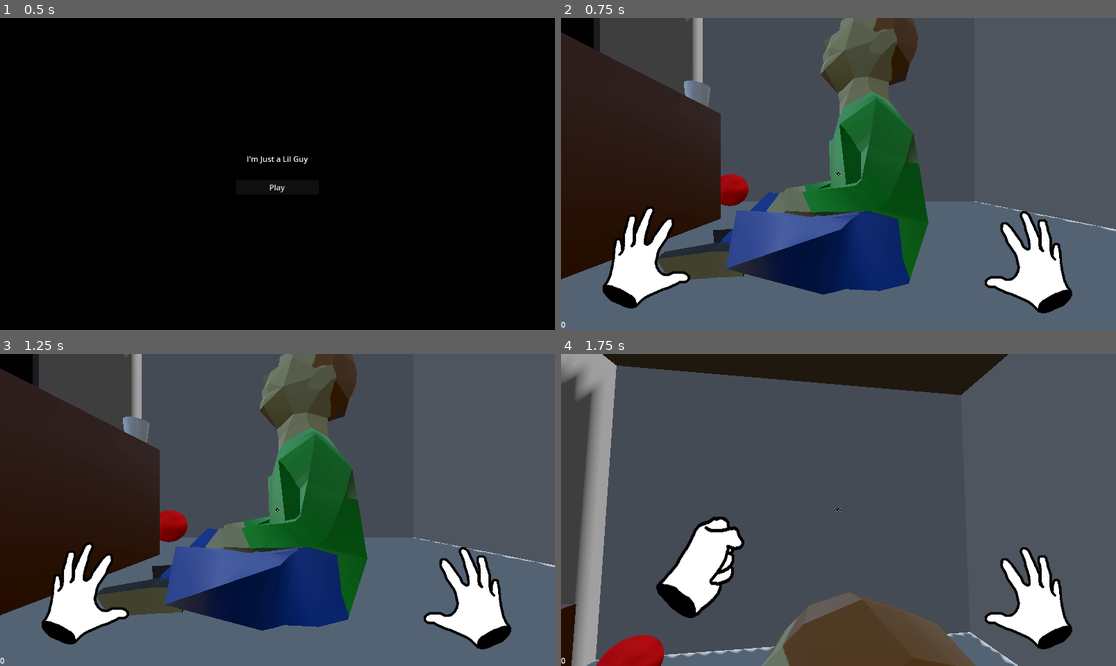
Above: before the commit, frames 1-4 (two rows, left to right).
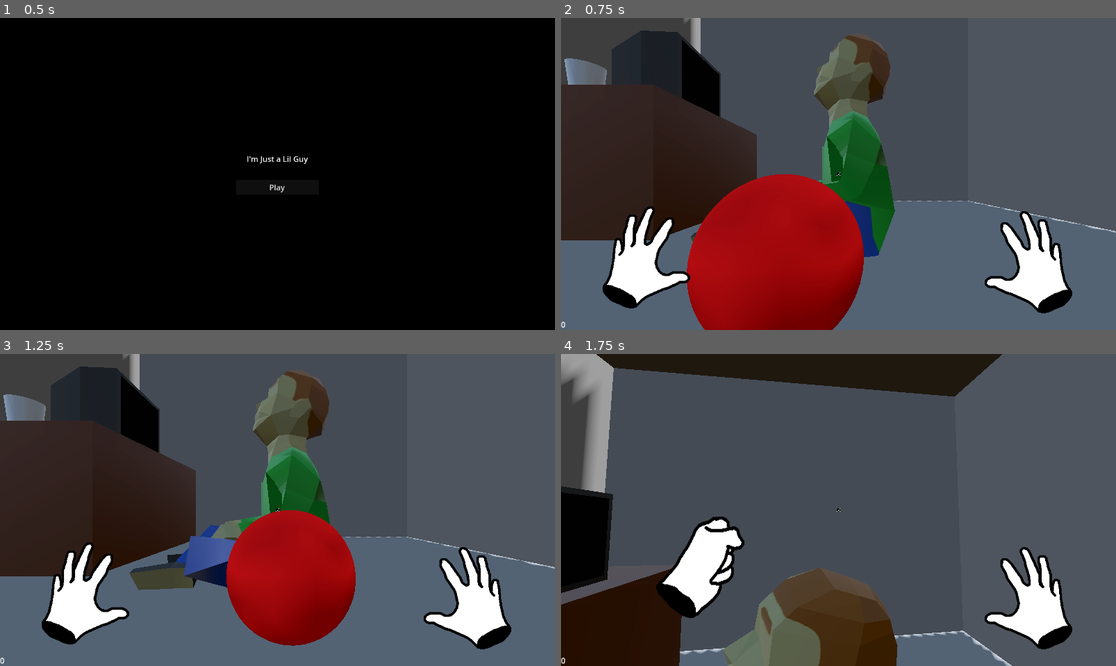
Above: after the commit, the same moments.

Repository: fleetfoxx/little-mischief
Game: Godot game, scene res://Scenes/Game/game.tscn
Same seed, same stepped clock (60 frames per second), same inputs: the game is played once before the commit and once after it. The engine's default icon, where the game draws it, is replaced by a stand-in: a white triangle on a blue panel in a dark square.
Inputs (mouse positions are in pixels of both pictures, inside the frame that each line leads up to):
- Up to frame 1 (0.5 s): no input
- Up to frame 2 (0.75 s): click "Play" at 0.5 s
- Up to frame 3 (1.25 s): no input
- Up to frame 4 (1.75 s): move the mouse to (866, 510) at 1.27 s; press the mouse at (866, 510) at 1.28 s; hold W (move-forward) from 1.28 s (still down); tap Space (jump) at 1.52 s

Frame 1 is identical in both runs. In frame 2, 29% of the frame differs, in the area x 0-100%, y 0-100%; in frame 3, 25%; in frame 4, 15%.

Commit message:
Add combo system.

Diff:
--- a/Scenes/Bedroom/bedroom.tscn
+++ b/Scenes/Bedroom/bedroom.tscn
@@ -10,6 +10,8 @@
 [ext_resource type="PackedScene" uid="uid://cgu4eewqk5k10" path="res://Scenes/Props/TrainSet/train_set.tscn" id="7_1mw0j"]
 [ext_resource type="PackedScene" uid="uid://bx6akfsmxy4m7" path="res://Scenes/Child/child.tscn" id="9_hibd3"]
 [ext_resource type="PackedScene" uid="uid://b35hjwacycgkv" path="res://Scenes/Props/TVRemote/tv_remote.tscn" id="10_my0hu"]
+[ext_resource type="PackedScene" uid="uid://blxqf78hh71nt" path="res://Scenes/Props/WallSocket/wall_socket.tscn" id="11_01rub"]
+[ext_resource type="PackedScene" uid="uid://cmfgjfdlp3mtj" path="res://Scenes/Props/bedroom_window.tscn" id="12_l7e8u"]
 
 [sub_resource type="BoxShape3D" id="BoxShape3D_6g5cc"]
 size = Vector3(4, 0.226074, 6)
@@ -117,14 +119,14 @@
 shape = SubResource("ConcavePolygonShape3D_1mw0j")
 
 [node name="Dresser" parent="." instance=ExtResource("2_1mw0j")]
-transform = Transform3D(1, 0, 0, 0, 1, 0, 0, 0, 1, -1.5, 0, -1.05008)
+transform = Transform3D(1, 0, 0, 0, 1, 0, 0, 0, 1, -1.5, 0, -1.95147)
 
 [node name="TV" parent="Dresser" node_paths=PackedStringArray("_remote") instance=ExtResource("3_fq7xo")]
-transform = Transform3D(-0.997885, 0, -0.0650025, 0, 1, 0, 0.0650025, 0, -0.997885, -0.02329, 0.937352, 0.319683)
+transform = Transform3D(-0.997885, 0, -0.0650025, 0, 1, 0, 0.0650025, 0, -0.997885, -0.02329, 0.937352, 0.0567139)
 _remote = NodePath("../../TVRemote")
 
 [node name="SpillableCup" parent="Dresser" instance=ExtResource("4_fq7xo")]
-transform = Transform3D(1, 0, 0, 0, 1, 0, 0, 0, 1, 0.319816, 0.995929, -0.650007)
+transform = Transform3D(1, 0, 0, 0, 1, 0, 0, 0, 1, -0.159492, 0.995929, 0.607607)
 
 [node name="Desk" type="StaticBody3D" parent="."]
 transform = Transform3D(1, 0, 0, 0, 1, 0, 0, 0, 1, 1.7, 0, 2.3)
@@ -160,7 +162,7 @@
 shape = SubResource("ConcavePolygonShape3D_my0hu")
 
 [node name="Ball" type="RigidBody3D" parent="." groups=["grabbable"]]
-transform = Transform3D(1, 0, 0, 0, 1, 0, 0, 0, 1, -1.34969, 0.394958, -2.55343)
+transform = Transform3D(1, 0, 0, 0, 1, 0, 0, 0, 1, -0.136716, 0.394958, -0.102182)
 collision_layer = 4
 collision_mask = 15
 physics_material_override = SubResource("PhysicsMaterial_xl2jv")
@@ -176,7 +178,13 @@
 transform = Transform3D(1, 0, 0, 0, 1, 0, 0, 0, 1, -0.277827, 0.00436099, 1.33096)
 
 [node name="Child" parent="." instance=ExtResource("9_hibd3")]
-transform = Transform3D(0.144926, 0, -0.989442, 0, 1, 0, 0.989442, 0, 0.144926, -0.568075, 7.15256e-07, -0.882811)
+transform = Transform3D(0.144926, 0, -0.989442, 0, 1, 0, 0.989442, 0, 0.144926, -0.568075, 7.15256e-07, -1.08762)
 
 [node name="TVRemote" parent="." groups=["grabbable"] instance=ExtResource("10_my0hu")]
 transform = Transform3D(-0.0897288, 0, 0.995966, 0, 1, 0, -0.995966, 0, -0.0897288, -0.44356, 0.0436083, -0.123862)
+
+[node name="WallSocket" parent="." instance=ExtResource("11_01rub")]
+transform = Transform3D(-1, 0, -8.74228e-08, 0, 1, 0, 8.74228e-08, 0, -1, -1.99209, 0.473699, -0.811871)
+
+[node name="BedroomWindow" parent="." instance=ExtResource("12_l7e8u")]
+transform = Transform3D(1, 0, 0, 0, 1, 0, 0, 0, 1, -1.81878, 1.67435, 0.133251)
--- a/Scenes/Player/hud.gd
+++ b/Scenes/Player/hud.gd
@@ -1,9 +1,30 @@
 extends Control
 
 @export var _pointsLabel: Label;
+@export var _chainLabel: Label;
+@export var _chainMultLabel: Label;
+
 
 func _ready():
   GameStateManager.game_state_changed.connect(handleGameStateChanged);
 
+
+func sum(acc: int, val: PointsEvent):
+  return acc + val.points;
+
+
+func selectSource(event: PointsEvent):
+  return event.source;
+
+
 func handleGameStateChanged(state: GameState):
   _pointsLabel.text = str(state.points);
+  var mult = state.currentChain.size();
+  if (mult == 0):
+    _chainLabel.text = "";
+    _chainMultLabel.text = "";
+  else:
+    var total = state.currentChain.reduce(sum, 0);
+    var chain = " + ".join(state.currentChain.map(selectSource));
+    _chainLabel.text = chain;
+    _chainMultLabel.text = "%d x %d" % [total, mult];
--- a/Scenes/Player/player_body.gd
+++ b/Scenes/Player/player_body.gd
@@ -71,7 +71,6 @@
   if (_heldObject is RigidBody3D):
     # enable player collision
     _heldObject.set_collision_mask_value(2, true);
-    _heldObject.set_collision_mask_value(3, true);
     _heldObject.freeze = false;
 
   if (_heldObject.has_method("drop")):
@@ -98,9 +97,8 @@
   if (_heldObject is RigidBody3D):
     # disable player collision
     _heldObject.set_collision_mask_value(2, false);
-    # disable interactive layer
-    _heldObject.set_collision_layer_value(3, false);
     _heldObject.freeze = true;
+    # TODO: disable
 
   if (_heldObject.has_method("grab")):
     _heldObject.grab();
--- a/Scenes/Player/player_body.tscn
+++ b/Scenes/Player/player_body.tscn
@@ -46,7 +46,7 @@
 
 [node name="CanvasLayer" type="CanvasLayer" parent="."]
 
-[node name="HUD" type="Control" parent="CanvasLayer" node_paths=PackedStringArray("_pointsLabel")]
+[node name="HUD" type="Control" parent="CanvasLayer" node_paths=PackedStringArray("_pointsLabel", "_chainLabel", "_chainMultLabel")]
 layout_mode = 3
 anchors_preset = 15
 anchor_right = 1.0
@@ -56,6 +56,29 @@
 mouse_filter = 2
 script = ExtResource("2_x1b6y")
 _pointsLabel = NodePath("Points")
+_chainLabel = NodePath("BoxContainer/CurrentChain")
+_chainMultLabel = NodePath("BoxContainer/CurrentChainCalc")
+
+[node name="BoxContainer" type="BoxContainer" parent="CanvasLayer/HUD"]
+layout_mode = 1
+anchors_preset = 10
+anchor_right = 1.0
+offset_bottom = 23.0
+grow_horizontal = 2
+alignment = 1
+vertical = true
+
+[node name="CurrentChainCalc" type="Label" parent="CanvasLayer/HUD/BoxContainer"]
+layout_mode = 2
+text = "0"
+horizontal_alignment = 1
+vertical_alignment = 1
+
+[node name="CurrentChain" type="Label" parent="CanvasLayer/HUD/BoxContainer"]
+layout_mode = 2
+text = "0"
+horizontal_alignment = 1
+vertical_alignment = 1
 
 [node name="Points" type="Label" parent="CanvasLayer/HUD"]
 layout_mode = 1
--- a/Scenes/Props/TrainSet/train_car.gd
+++ b/Scenes/Props/TrainSet/train_car.gd
@@ -5,16 +5,22 @@
 
 @export var _crashDetector: Area3D;
 
+var _crashed := false;
+
+
 func _ready():
   _crashDetector.body_entered.connect(bodyEntered);
   freeze = true;
 
 
 func bodyEntered(body: Node3D):
-  if (body == self): return;
+  if (body == self): return ;
+  if (_crashed): return ;
   print("crashed into %s" % body.name);
   crashed.emit();
+  _crashed = true;
 
 
 func grab():
-  crashed.emit();
+  if (!_crashed):
+    crashed.emit();
--- /dev/null
+++ b/Scenes/Props/WallSocket/wall_socket.tscn
@@ -0,0 +1,36 @@
+[gd_scene load_steps=6 format=3 uid="uid://blxqf78hh71nt"]
+
+[ext_resource type="PackedScene" uid="uid://3k2y0b8uiron" path="res://Scenes/Bedroom/socket.glb" id="1_xex4s"]
+
+[sub_resource type="BoxShape3D" id="BoxShape3D_uxllp"]
+size = Vector3(0.0292969, 0.185791, 0.12915)
+
+[sub_resource type="ParticleProcessMaterial" id="ParticleProcessMaterial_xex4s"]
+direction = Vector3(-1, 0, 0)
+initial_velocity_max = 5.0
+
+[sub_resource type="StandardMaterial3D" id="StandardMaterial3D_uxllp"]
+albedo_color = Color(1, 1, 0, 1)
+emission_enabled = true
+emission = Color(1, 1, 0, 1)
+
+[sub_resource type="SphereMesh" id="SphereMesh_044lc"]
+material = SubResource("StandardMaterial3D_uxllp")
+radius = 0.01
+height = 0.02
+
+[node name="WallSocket" type="Area3D"]
+
+[node name="socket2" parent="." instance=ExtResource("1_xex4s")]
+
+[node name="CollisionShape3D" type="CollisionShape3D" parent="."]
+shape = SubResource("BoxShape3D_uxllp")
+
+[node name="GPUParticles3D" type="GPUParticles3D" parent="."]
+transform = Transform3D(1, 0, 0, 0, 1, 0, 0, 0, 1, -0.000311062, 0, 0)
+emitting = false
+amount = 16
+explosiveness = 0.81
+randomness = 0.84
+process_material = SubResource("ParticleProcessMaterial_xex4s")
+draw_pass_1 = SubResource("SphereMesh_044lc")
--- /dev/null
+++ b/Scenes/Props/bedroom_window.tscn
@@ -0,0 +1,7 @@
+[gd_scene load_steps=2 format=3 uid="uid://cmfgjfdlp3mtj"]
+
+[ext_resource type="PackedScene" uid="uid://bksny6gacvc6w" path="res://Scenes/Bedroom/window.glb" id="1_skwbm"]
+
+[node name="BedroomWindow" type="Node3D"]
+
+[node name="window2" parent="." instance=ExtResource("1_skwbm")]
--- a/Scripts/game_state.gd
+++ b/Scripts/game_state.gd
@@ -1,6 +1,4 @@
 class_name GameState
 
 var points := 0;
-
-func _init(_points: int):
-  points = _points;
+var currentChain: Array[PointsEvent] = [];
--- a/Scripts/game_state_manager.gd
+++ b/Scripts/game_state_manager.gd
@@ -2,13 +2,33 @@
 
 signal game_state_changed(state: GameState);
 
-# TODO: convert this to a custom class. accessing properties by string name is fragile
-var _gameState := GameState.new(0);
+
+var _gameState := GameState.new();
+var _timeToCombo := 3;
+var _chainTimer: Timer;
+
 
 func _ready():
+  _chainTimer = Timer.new();
+  add_child(_chainTimer);
+  _chainTimer.timeout.connect(onChainTimeout);
   await get_tree().process_frame;
   game_state_changed.emit(_gameState);
 
+
 func addPoints(amt: int):
-  _gameState.set("points", _gameState.get("points") + amt);
+  # _gameState.set("points", _gameState.get("points") + amt);
+  _gameState.currentChain.append(PointsEvent.new(amt));
   game_state_changed.emit(_gameState);
+  _chainTimer.start(_timeToCombo);
+
+
+func sum(acc: int, val: PointsEvent):
+  return acc + val.points;
+
+
+func onChainTimeout():
+  var chainTotal = _gameState.currentChain.reduce(sum, 0) * _gameState.currentChain.size();
+  _gameState.set("points", _gameState.get("points") + chainTotal);
+  _gameState.currentChain = [];
+  game_state_changed.emit(_gameState);
--- /dev/null
+++ b/Scripts/game_state_points_event.gd
@@ -0,0 +1,10 @@
+class_name PointsEvent
+
+var points: int;
+var timestamp: float;
+var source: String;
+
+func _init(_points: int):
+  points = _points;
+  timestamp = Time.get_unix_time_from_system();
+  source = "TODO";
Not shown: 1 places in Scenes/Bedroom/bedroom.tscn that only renumber resources
Binary file added: Scenes/Bedroom/socket-texture.png
Not shown, added: Scenes/Bedroom/socket-texture.png.import
Binary file added: Scenes/Bedroom/socket.glb
Not shown, added: Scenes/Bedroom/socket.glb.import
Binary file added: Scenes/Bedroom/socket_socket-texture.png
Not shown, added: Scenes/Bedroom/socket_socket-texture.png.import
Binary file changed: Scenes/Bedroom/window.glb
Not shown, added: Scripts/game_state_points_event.gd.uid
Not shown, changed: Models/bedroom.blend
Not shown, changed: Models/bedroom.blend1
